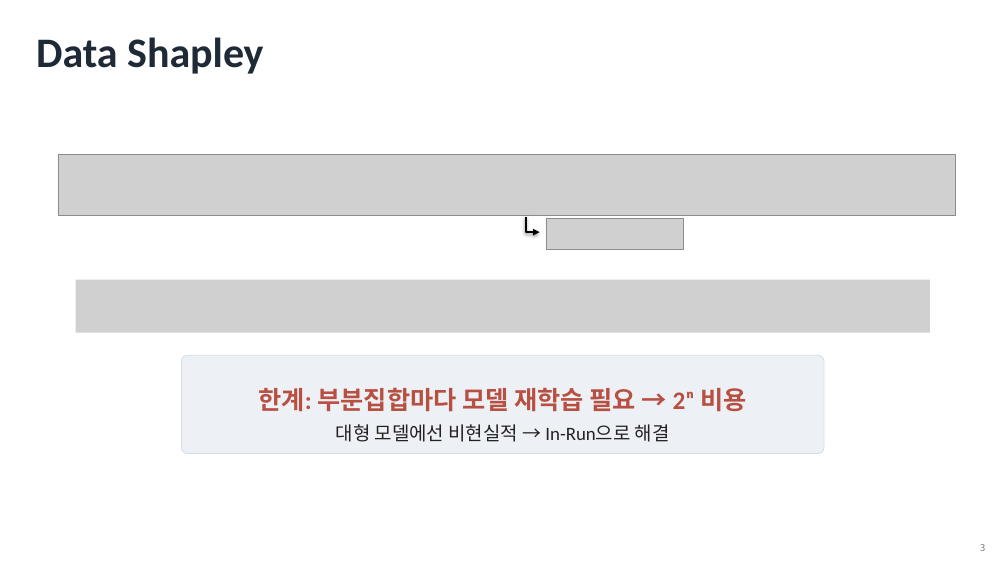
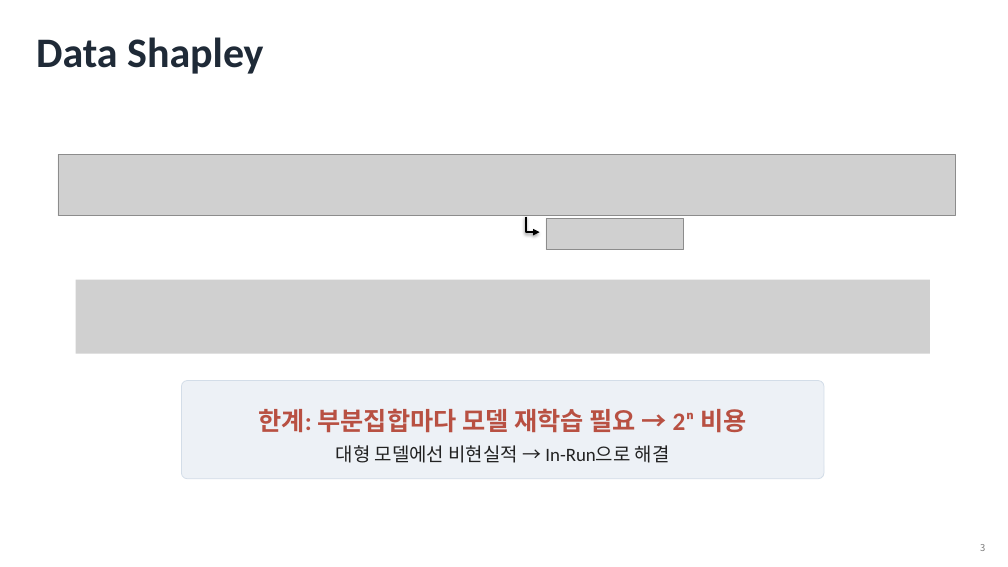
Before and after one commit to YongheeChoi/flirds, a slide deck: slide 3 of research-wiki/survey/presentations/flirds-seminar-intro/flirds-seminar-intro.pptx. Drawn at 1008x567 pixels with LibreOffice and Linux fonts; fonts in the diff are those of the drawing; grey boxes stand for pictures. Boxes give left, top, right and bottom in pixels: in the first picture for what was removed or moved away, otherwise in the second. Text is boxed around its words. In the diff, an @@ line names an element or a change of style, - is before the commit and + after.

```diff
--- a/research-wiki/survey/presentations/flirds-seminar-intro/flirds-seminar-intro.pptx
+++ b/research-wiki/survey/presentations/flirds-seminar-intro/flirds-seminar-intro.pptx
@@ picture resized from (x1=76, y1=280, x2=930, y2=333) to (x1=76, y1=280, x2=930, y2=354) @@
@@ rounded rectangle moved from (x1=181, y1=355, x2=824, y2=454) to (x1=181, y1=380, x2=824, y2=479) @@
@@ text "한계: 부분집합마다 모델 재학습 필요 ..." moved from (x1=258, y1=387, x2=747, y2=442) to (x1=258, y1=408, x2=747, y2=463) @@
```
Also in this commit, not shown: 10 other slides changed, 3 slides added, 1 other file.
